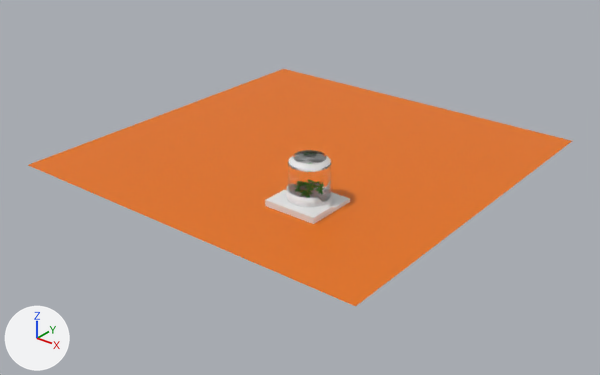
The glTF model OxygenContainer.glb, before and after one commit.
Both versions are drawn from a 50 mm lens placed at (39.8, -51.0, 32.8), pointed at (-6.1, 6.3, -2.7). Every picture has the same lights, and +X, +Y and +Z are marked at lower left. Where no turn or scale is listed for an object, it has been applied to the vertices. Vertices at the same position are counted once.

Script lines for the objects in view, before the commit:
```python
me_circle_001 = bpy.data.meshes.new('Circle.001')
me_circle_001.from_pydata(...)  # 72 vertices, 118 faces; spans x -1.83..1.83, y -1.83..1.83, z 0.0..4.21
me_circle_001.materials.append(mat_glass)  # white #ffffff
me_circle_004 = bpy.data.meshes.new('Circle.004')
me_circle_004.from_pydata(...)  # 48 vertices, 48 faces; spans x -1.81..1.81, y -1.81..1.81, z 3.98..4.36
me_plane_015 = bpy.data.meshes.new('Plane.015')
me_plane_015.from_pydata([(-19.2, -19.2, 0.0), (19.2, -19.2, 0.0), (-19.2, 19.2, 0.0), (19.2, 19.2, 0.0)], [], [(0, 1, 3), (0, 3, 2)])
me_plane_015.materials.append(mat_material_001)  # orange #e7730a
me_plane_016 = bpy.data.meshes.new('Plane.016')
me_plane_016.from_pydata(...)  # 16 vertices, 28 faces; spans x -2.64..2.64, y -2.64..2.64, z -0.36..0.53
ob_glassdome = bpy.data.objects.new('GlassDome', me_circle_001)
ob_glassdome.location = (0.0, 0.0, 0.0)
ob_plane = bpy.data.objects.new('Plane', me_plane_015)
ob_plane.location = (-6.82, 8.62, 0.0)
ob_ring = bpy.data.objects.new('Ring', me_circle_004)
ob_ring.location = (0.0, 0.0, 0.0)
ob_subtraction = bpy.data.objects.new('Subtraction', me_plane_016)
ob_subtraction.location = (0.02, -0.22, 0.05)
```
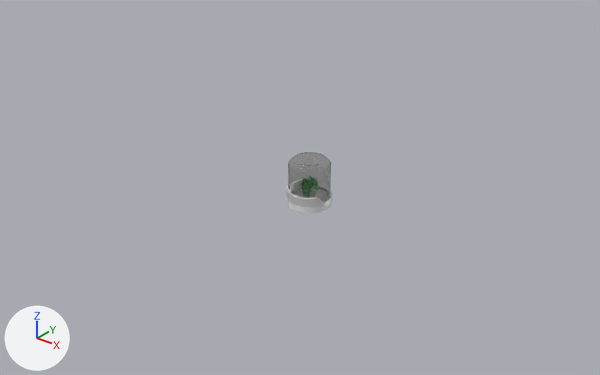
Pixel boxes (x1, y1, x2, y2) of what changed, in the pictures (600 x 375 px):
'Plane', deleted (orange)
    before: (28, 69, 572, 306)
'Subtraction', deleted
    before: (265, 190, 350, 224)
'Ring', deleted
    before: (289, 150, 331, 170)
part 1 of me_circle_001, built on
    both: (288, 152, 331, 202)

The change in detail:
me_circle_001 is used by ob_glassdome; location (0.0, 0.0, 0.0).
me_circle_001 had 72 vertices, 118 faces and spanned x -1.83..1.83, y -1.83..1.83, z 0.0..4.21.
me_circle_001 now has 432 vertices, 860 faces and spans x -1.83..1.83, y -1.83..1.83, z 0.0..4.21.
me_circle_001 part 1: 48 vertices removed from x -1.83..1.83, y -1.83..1.83, z 0.0..4.21; 408 vertices added at x -1.83..1.83, y -1.83..1.83, z 0.0..4.21.
me_circle_001 part 2: the surface is now shaded smooth.
Object 'Plane' (ob_plane) is deleted.
Object 'Subtraction' (ob_subtraction) is deleted.
Object 'Ring' (ob_ring) is deleted.
